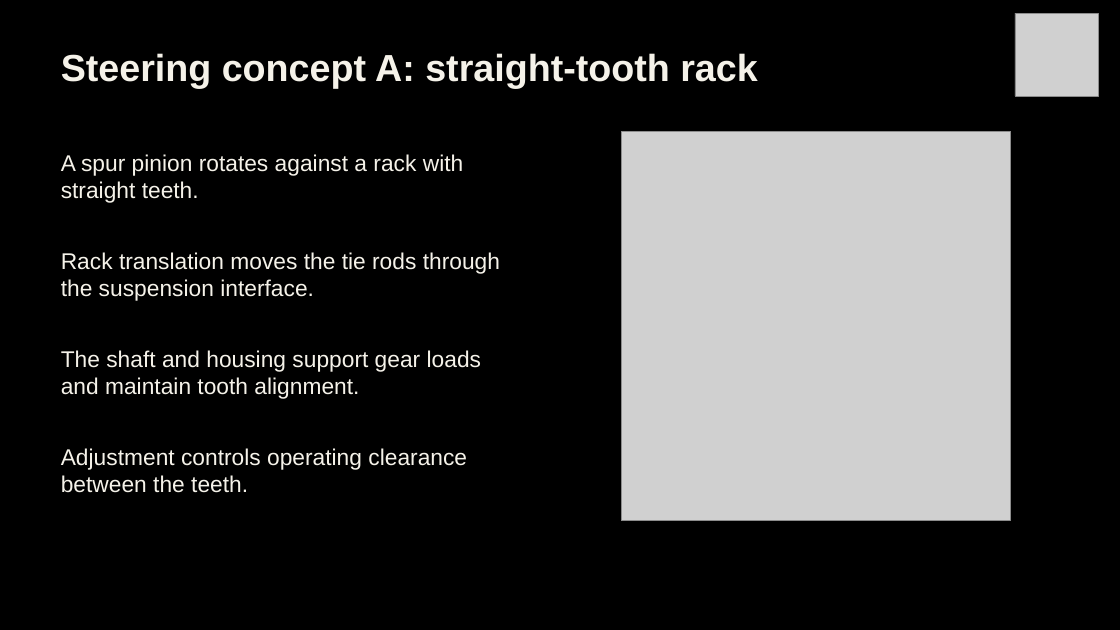
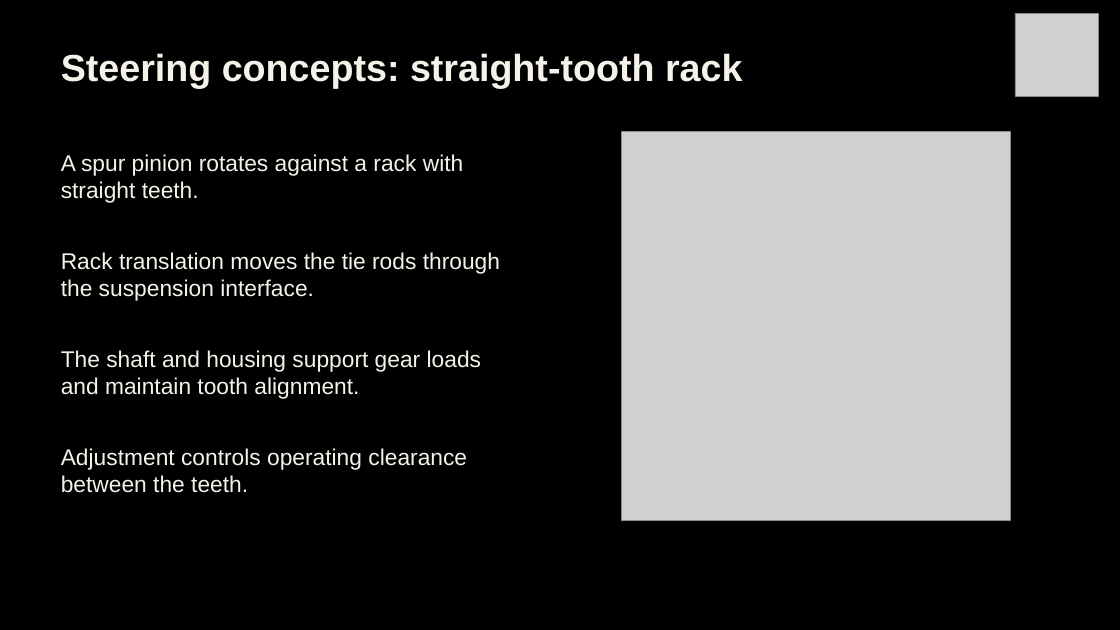
Before and after one commit to Polowater123/Aggie-Baja-Controls-The-A.B.C.-, a slide deck: slide 9 of PDR Draft.pptx (slide 10 before the commit). Drawn at 1120x630 pixels with LibreOffice and Linux fonts; fonts in the diff are those of the drawing; grey boxes stand for pictures. Boxes give left, top, right and bottom in pixels: in the first picture for what was removed or moved away, otherwise in the second. Text is boxed around its words. In the diff, an @@ line names an element or a change of style, - is before the commit and + after.

```diff
--- a/PDR Draft.pptx
+++ b/PDR Draft.pptx
@@ text at (61,53,742,88): text changed @@
-Steering concept A: straight-tooth rack
+Steering concepts: straight-tooth rack
```
Also in this commit, not shown: 7 other slides changed, 1 slide added, 6 slides removed.
